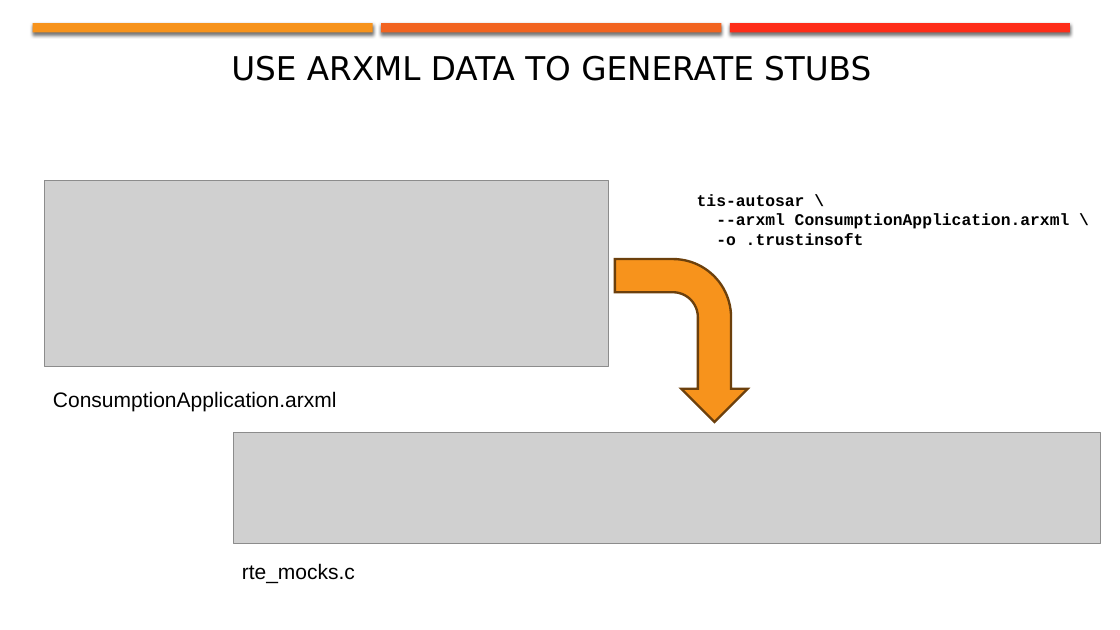
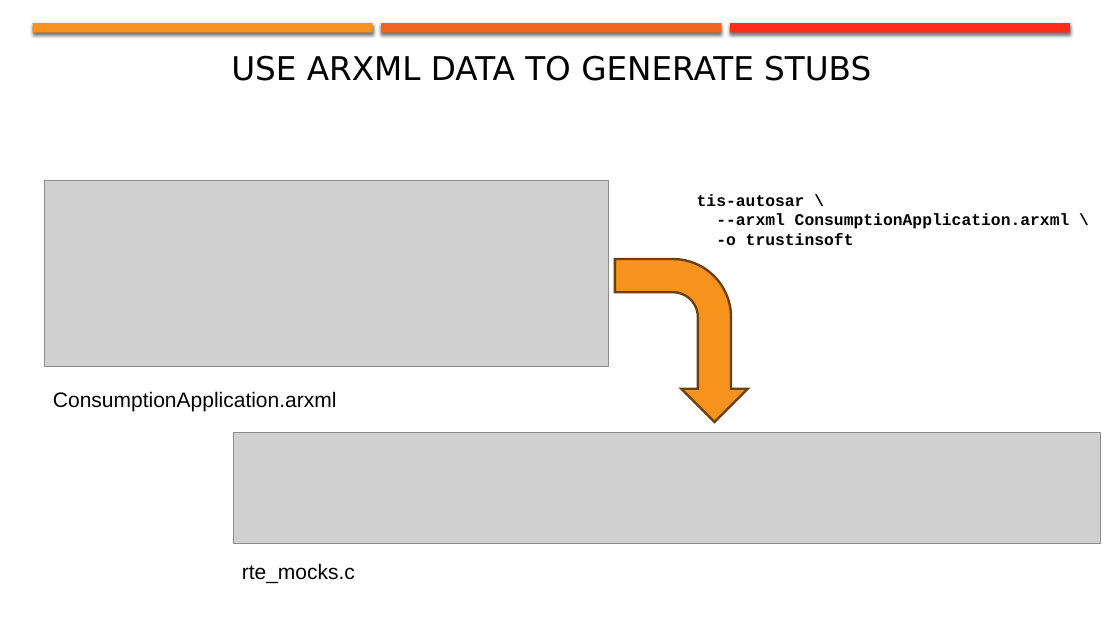
Before and after one commit to roldud/tisdemos, a slide deck: slide 6 of autosar/ppt/autosar.pptx. Drawn at 1120x630 pixels with LibreOffice and Linux fonts; fonts in the diff are those of the drawing; grey boxes stand for pictures; background and template pictures are left out. Boxes give left, top, right and bottom in pixels: in the first picture for what was removed or moved away, otherwise in the second. Text is boxed around its words. In the diff, an @@ line names an element or a change of style, - is before the commit and + after.

```diff
--- a/autosar/ppt/autosar.pptx
+++ b/autosar/ppt/autosar.pptx
@@ text at (716, 233, 854, 245): text changed @@
--o .trustinsoft
+-o trustinsoft
```
Also in this commit, not shown: 29 other files.
